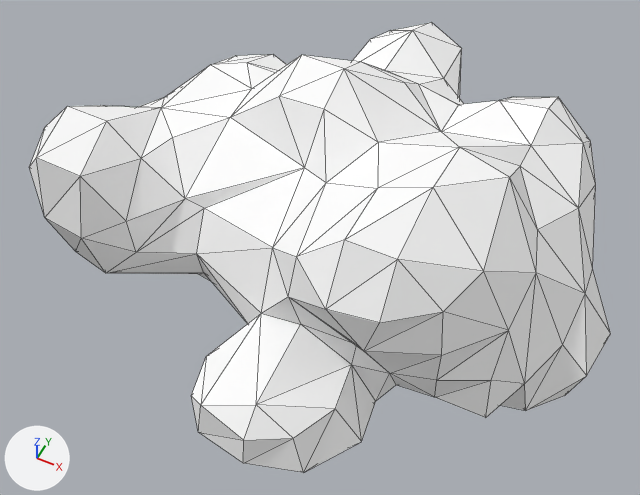
A saved change to the Blender file Assets/Models/Environment/mcfunky_cloud_collection/Cloud 04 decimate.blend.
Camera for both pictures: a 50 mm camera at (0.556, -1.278, 1.434) aimed at (-0.032, -0.103, -0.035). Arrows for +X, +Y and +Z are at lower left; the lights stay in place. Mesh edges are drawn as thin lines.

Before the edit, the objects in view are built like this:
```python
me_untitled = bpy.data.meshes.new('Untitled')
me_untitled.from_pydata(...)  # 186 vertices, 368 faces; spans x -0.685..0.607, y -0.589..0.571, z -0.257..0.345
me_untitled.materials.append(mat_cloud_material)  # its picture is missing
# before: 52 (0.44, -0.325, -0.074) at pixel (485, 417)
# before: 103 (0.044, 0.515, 0.004), 105 (-0.156, 0.496, 0.005), 106 (-0.051, 0.56, -0.002), 128 (0.045, 0.536, 0.11) at pixel (461, 48), 129 (-0.145, 0.529, 0.109) at pixel (390, 30)
# before: 130 (-0.053, 0.571, 0.135) at pixel (431, 22), 162 (-0.053, 0.436, 0.195) at pixel (412, 30), 163 (-0.167, 0.449, 0.125) at pixel (370, 39)
# before: 112 (-0.439, -0.391, 0.078) at pixel (81, 238), 113 (-0.539, -0.381, 0.083) at pixel (44, 217), 115 (-0.364, -0.33, 0.107) at pixel (126, 221), 117 (-0.614, -0.143, 0.083), 133 (-0.433, -0.354, 0.225) at pixel (80, 176)
# before: 134 (-0.581, -0.344, 0.18) at pixel (29, 167), 139 (-0.368, -0.242, 0.207) at pixel (141, 158), 140 (-0.615, -0.244, 0.198) at pixel (44, 127), 143 (-0.355, -0.148, 0.196) at pixel (172, 137), 145 (-0.426, -0.082, 0.201) at pixel (161, 107)
# before: 166 (-0.538, -0.355, 0.233) at pixel (36, 157), 168 (-0.438, -0.243, 0.279) at pixel (106, 121), 169 (-0.534, -0.243, 0.283) at pixel (67, 106), 171 (-0.537, -0.147, 0.214) at pixel (100, 105)
ob_cloud_4 = bpy.data.objects.new('cloud_4', me_untitled)
ob_cloud_4.location = (0.0, 0.0, 0.0)
```
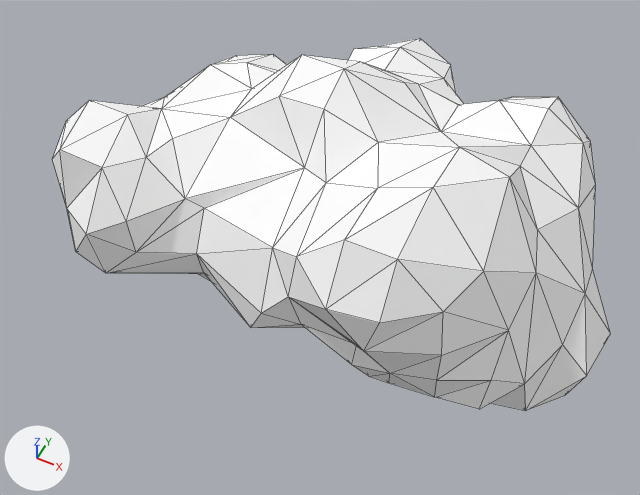
What differs and where, as boxes [x1, y1, x2, y2] in the pictures (640 x 495 px; the box of a moved part takes in the faces that stretch with it):
'cloud_4', reshaped (17% shorter)
    before: [29, 22, 611, 472]
    after: [52, 38, 611, 411]
part 1 of me_untitled, cut back
    before: [191, 314, 434, 472]
    after: [251, 314, 434, 397]
part 2 of me_untitled, moved or reshaped
    before: [436, 380, 524, 418]
    after: [436, 380, 523, 409]
part 3 of me_untitled, moved or reshaped
    before: [352, 22, 462, 99]
    after: [348, 38, 456, 93]
part 4 of me_untitled, moved or reshaped
    before: [29, 65, 251, 273]
    after: [52, 65, 251, 273]

What the commit changed:
me_untitled is used by ob_cloud_4; location (0.0, 0.0, 0.0).
Verts and faces of me_untitled; kept vertices keep their numbers, new ones are numbered from 186.
me_untitled had 186 vertices, 368 faces and spanned x -0.685..0.607, y -0.589..0.571, z -0.257..0.345.
me_untitled now has 168 vertices, 332 faces and spans x -0.685..0.607, y -0.422..0.496, z -0.222..0.345.
Part 1, on me_untitled:
19 vertices are removed from x -0.129..0.229, y -0.589..-0.316, z -0.257..-0.028.
45 faces are deleted.
1 vertex moves from x 0.236, y -0.279, z -0.16 to x 0.223, y -0.286, z -0.153.
1 vertex is added at (0.184, -0.307, -0.124).
9 new faces join them.
Part 2, on me_untitled:
Vertex 52 moves to (0.422, -0.312, -0.074), pixel (479, 409).
Part 3, on me_untitled:
Vertices 103, 106, 128, 162 move by (0.0, -0.076, 0.0).
Vertex 105 moves to (-0.156, 0.473, 0.005).
Vertex 129 moves to (-0.145, 0.454, 0.109), pixel (378, 46).
Vertex 130 moves to (-0.053, 0.496, 0.135), pixel (420, 38).
Vertex 163 moves to (-0.186, 0.394, 0.125), pixel (353, 49).
Part 4, on me_untitled:
Vertices 117, 143, 145 move by (0.0, 0.0, -0.003).
Vertex 112 moves to (-0.439, -0.374, 0.074), pixel (86, 234).
Vertex 113 moves to (-0.539, -0.317, 0.053), pixel (66, 208).
Vertex 133 moves to (-0.433, -0.29, 0.195), pixel (102, 167).
Vertex 115 moves to (-0.364, -0.33, 0.107), pixel (126, 221).
Vertex 134 moves to (-0.581, -0.28, 0.149), pixel (52, 159).
Vertex 140 moves to (-0.615, -0.18, 0.167), pixel (66, 120).
Vertex 139 moves to (-0.368, -0.226, 0.198), pixel (146, 157).
Vertex 166 moves to (-0.538, -0.29, 0.202), pixel (59, 149).
Vertex 169 moves to (-0.534, -0.178, 0.252), pixel (89, 100).
Vertex 168 moves to (-0.438, -0.178, 0.249), pixel (127, 114).
Vertex 171 moves to (-0.537, -0.14, 0.2).
